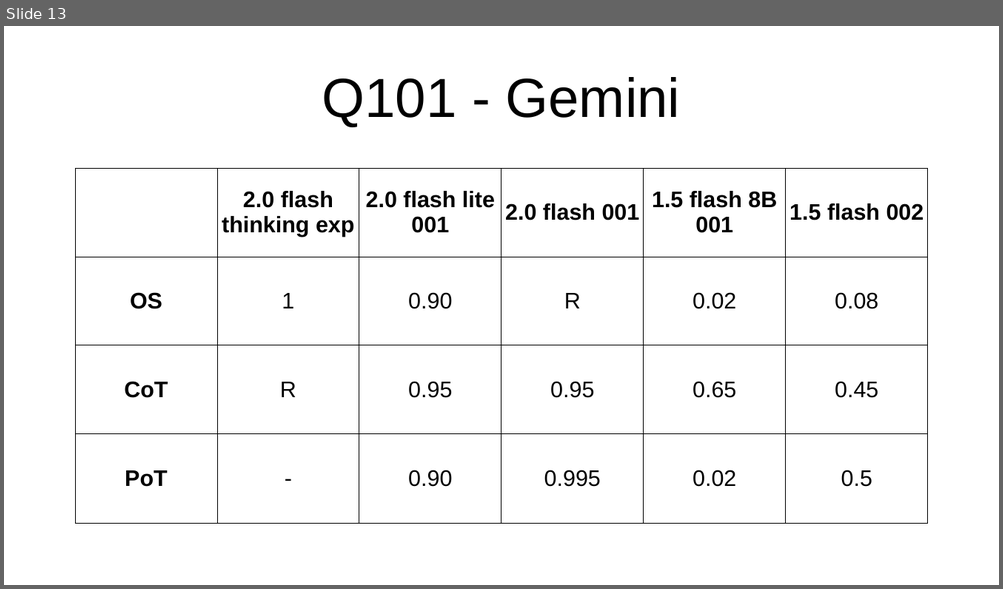
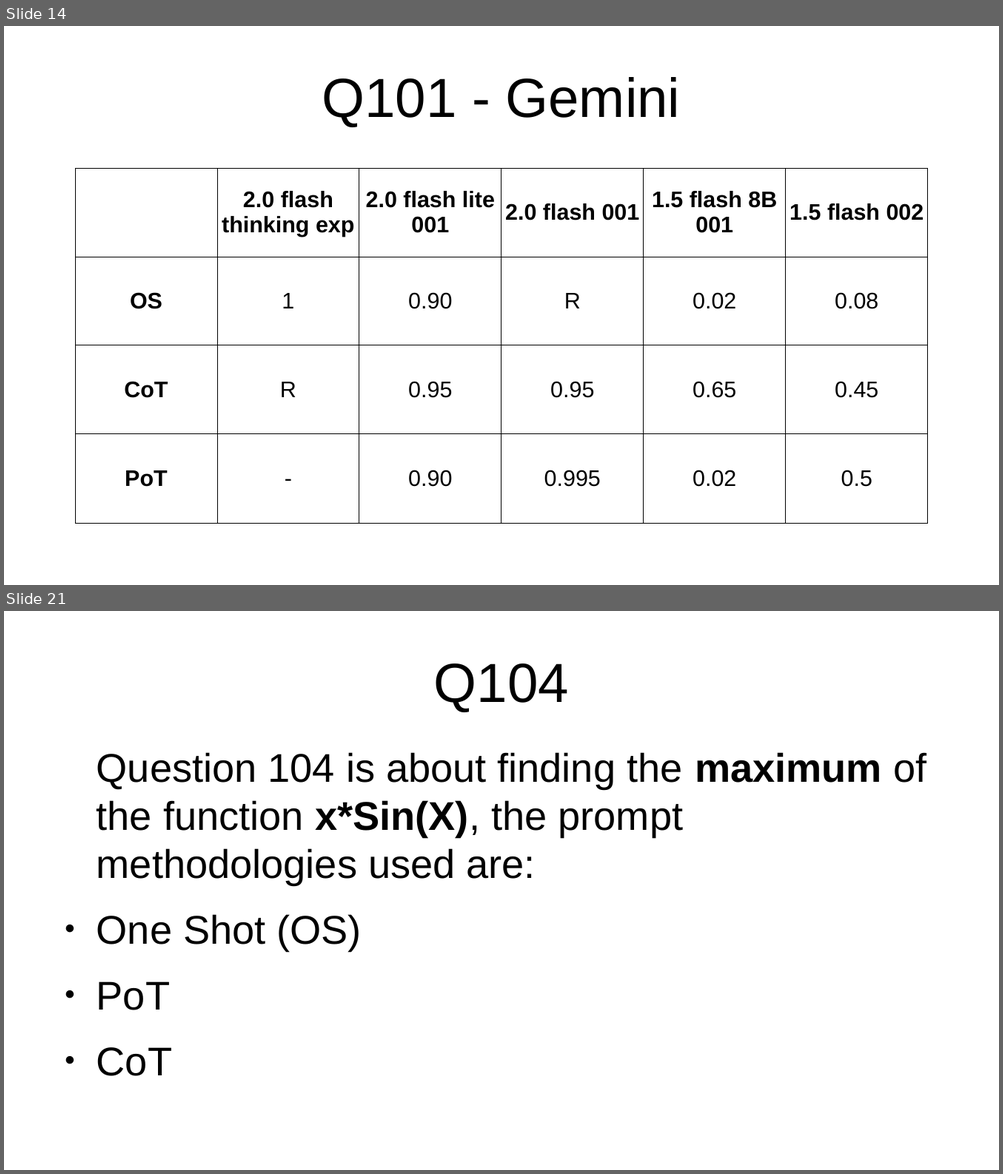
Before and after one commit to PieBerto/Stress-testing-chatbots, a slide deck: Slideshow/Results_presentation.odp. Shown one above the other, each under a label of ours: slide 13 before the commit, slides 14 and 21 after it; the slides between them are not shown. The pictures are 1003x589 and 1003x1174 pixels, drawn with LibreOffice and Linux fonts; fonts in the diff are those of the drawing. Boxes give left, top, right and bottom in pixels: in the first picture for what was removed or moved away, otherwise in the second. Text is boxed around its words. In the diff, an @@ line names an element or a change of style, - is before the commit and + after.

```diff
--- a/Slideshow/Results_presentation.odp
+++ b/Slideshow/Results_presentation.odp
@@ slide 21 added at bbox=[4, 611, 999, 1170], background #FFFFFF @@
@@ title added at bbox=[434, 664, 569, 712], 44 pt, text #000000 @@
+Q104
@@ text added at bbox=[96, 752, 926, 1076], 32 pt, text #000000 @@
+Question 104 is about finding the maximum of the function x*Sin(X), the prompt methodologies used are:
+● One Shot (OS)
+● PoT
+● CoT
@@ what was slide 13 is now slide 14 @@
```
Also in this commit, not shown: 47 other slides added.
